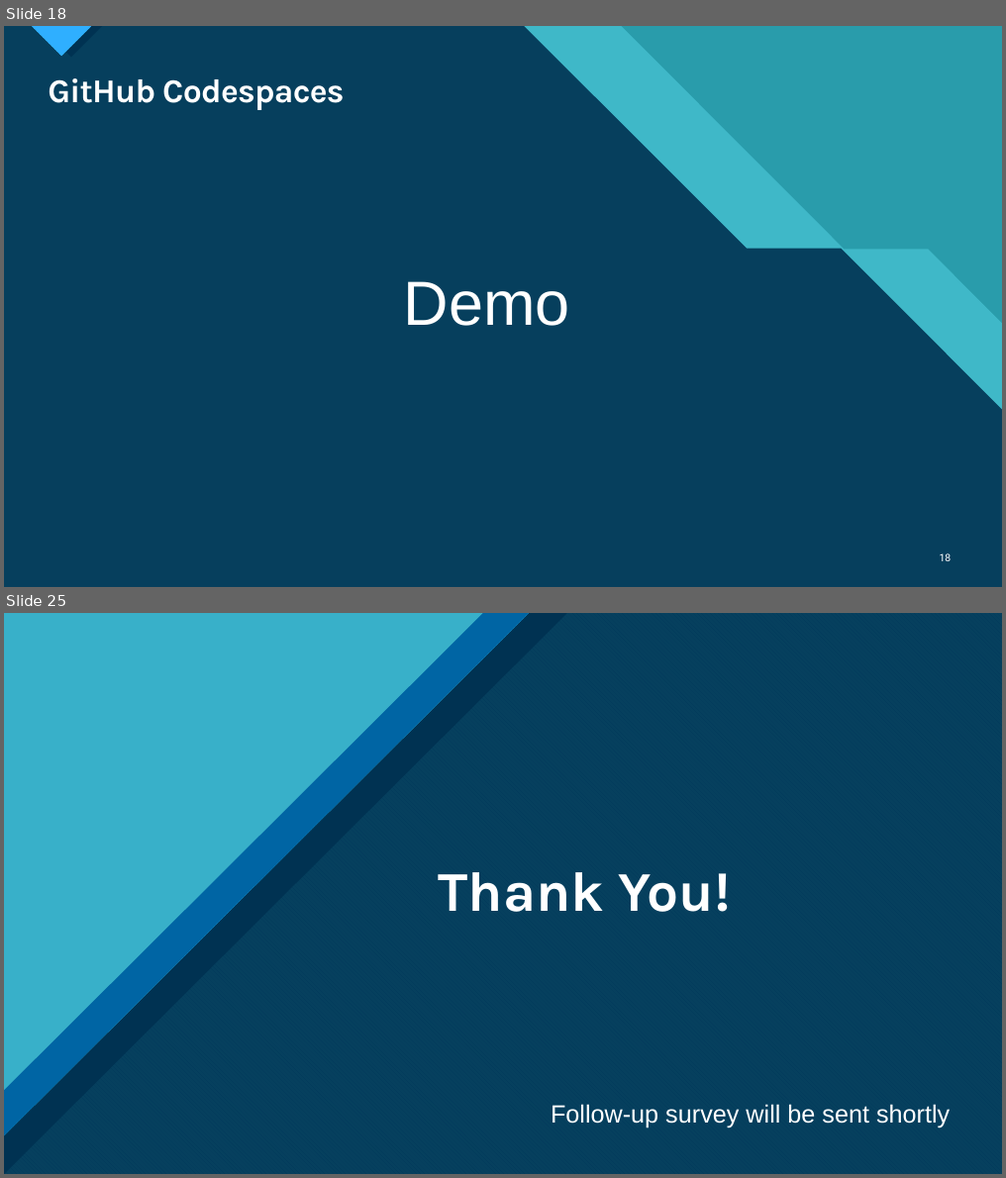
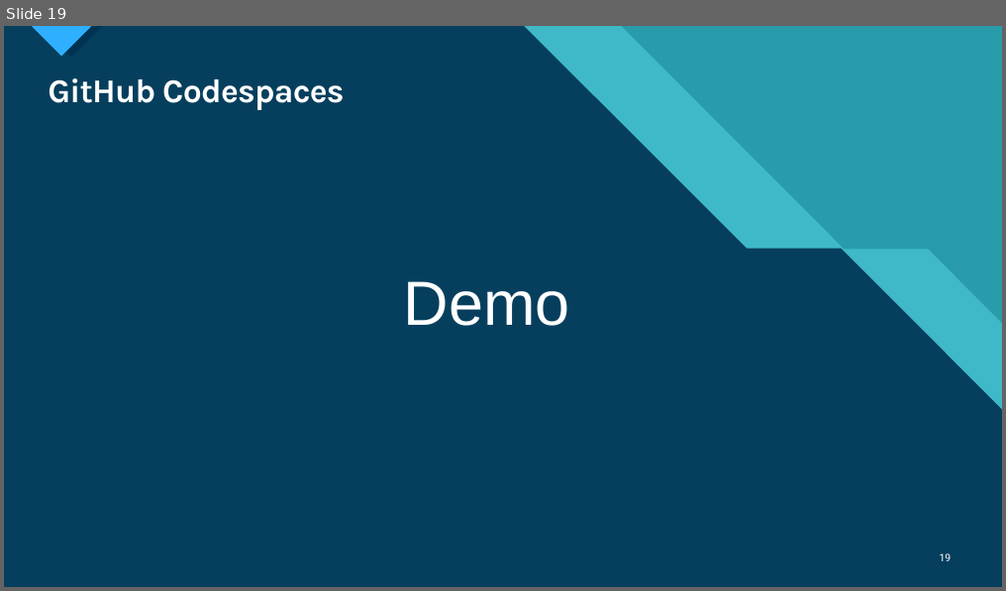
Before and after one commit to deadlydog/Presentation.DevContainersAndGitHubCodespaces, a slide deck: src/Dev Containers and GitHub Codespaces Lunch and Learn.pptx. Shown one above the other, each under a label of ours: slides 18 and 25 before the commit, slide 19 after it; the slides between them are not shown. The pictures are 1006x1178 and 1006x591 pixels, drawn with LibreOffice and Linux fonts; fonts in the diff are those of the drawing. Boxes give left, top, right and bottom in pixels: in the first picture for what was removed or moved away, otherwise in the second. Text is boxed around its words. In the diff, an @@ line names an element or a change of style, - is before the commit and + after.

```diff
--- a/src/Dev Containers and GitHub Codespaces Lunch and Learn.pptx
+++ b/src/Dev Containers and GitHub Codespaces Lunch and Learn.pptx
@@ slide 25 removed at bbox=[4, 613, 1002, 1174], background #FFFFFF; not listed: 9 template elements that a slide beside it also shows @@
@@ rectangle removed at bbox=[4, 613, 1002, 1174] @@
@@ freeform shape removed at bbox=[4, 613, 1002, 1174] @@
@@ freeform shape removed at bbox=[4, 613, 1002, 1174] @@
@@ freeform shape removed at bbox=[4, 613, 1002, 1174] @@
@@ right triangle removed at bbox=[4, 613, 567, 1174] @@
@@ right triangle removed at bbox=[4, 613, 529, 1137] @@
@@ right triangle removed at bbox=[4, 613, 483, 1090] @@
@@ title removed at bbox=[439, 872, 731, 912] @@
-Thank You!
@@ text removed at bbox=[550, 1104, 949, 1129] @@
-Follow-up survey will be sent shortly
@@ what was slide 18 is now slide 19 @@
@@ page number at bbox=[940, 554, 951, 562]: text changed @@
-18
+19
```
Also in this commit, not shown: 19 slides changed, 2 slides added.
